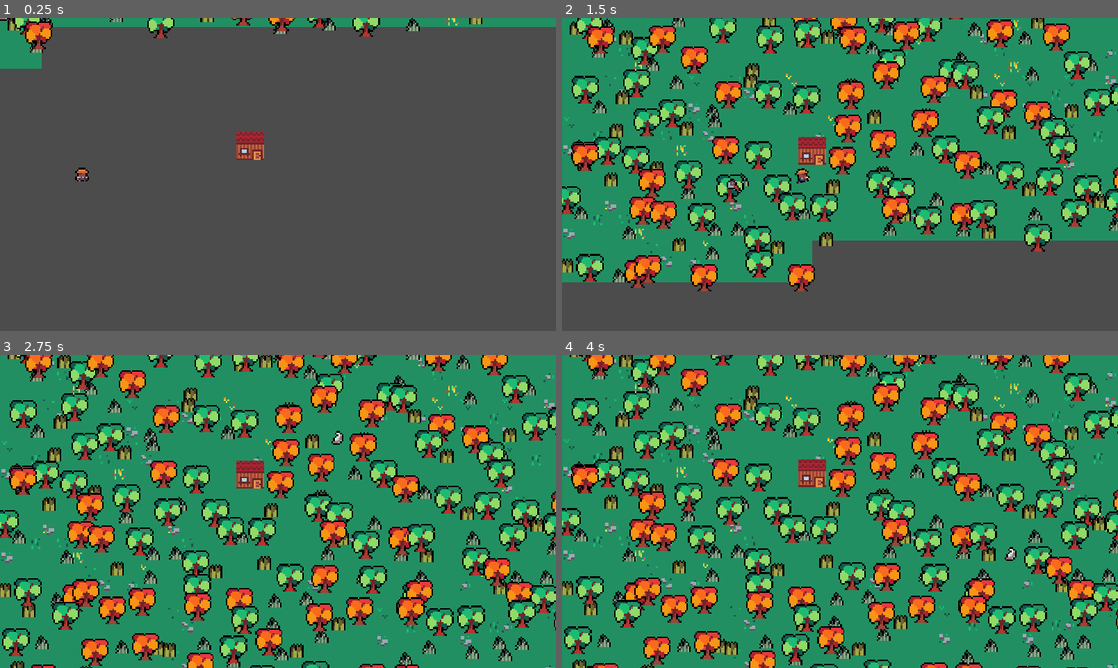
Above: before the commit, frames 1-4 (two rows, left to right).
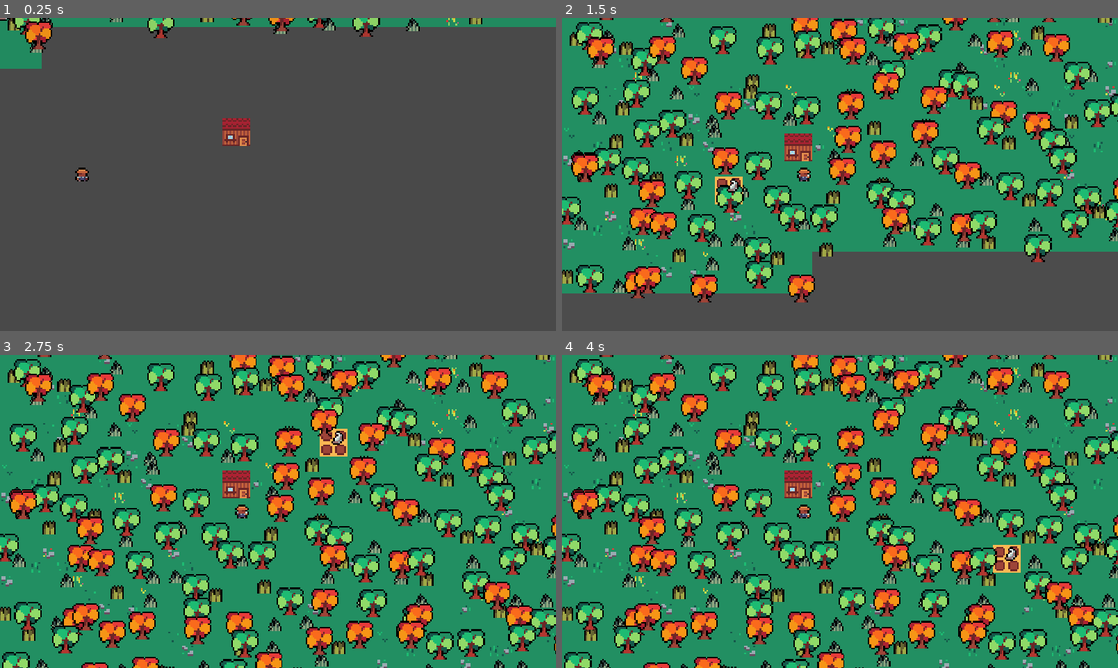
Above: after the commit, the same moments.

Repository: Fleyvera/FarmerLike
Game: Godot game, scene res://Scenes/Game.tscn
The game is run twice, just before and just after one commit, with the same random seed, the same clock (stepped at 60 frames per second) and the same inputs. The engine's default icon, where the game draws it, is replaced by a stand-in: a white triangle on a blue panel in a dark square.
Inputs (mouse positions are in pixels of both pictures, inside the frame that each line leads up to):
- Up to frame 1 (0.25 s): no input
- Up to frame 2 (1.5 s): move the mouse to (962, 158) at 0.52 s; tap Y (Hack, bound only after the commit) at 0.6 s; move the mouse to (728, 190) at 1.27 s; click (728, 190) at 1.35 s
- Up to frame 3 (2.75 s): tap Y (Hack, bound only after the commit) at 1.55, 2.3 s; move the mouse to (333, 442) at 2.02 s; right-click (333, 442) at 2.1 s
- Up to frame 4 (4 s): move the mouse to (812, 574) at 2.77 s; tap Mouse wheel down (ScrollDown) at 2.85 s; tap Y (Hack, bound only after the commit) at 3.05, 3.8 s; move the mouse to (1006, 558) at 3.52 s; tap Mouse wheel up (ScrollUp) at 3.6 s

The runs differ from the first frame. In frame 1, 0.8% of the frame differs, in the area x 40-48%, y 32-46%; in frame 2, 44%; in frame 3, 59%; in frame 4, 60%, in the area x 0-100%, y 0-100%.

Commit message:
6° Att

Diff:
--- /dev/null
+++ b/MapPool.tres
@@ -0,0 +1,47 @@
+[gd_resource type="TileSet" load_steps=2 format=2]
+
+[ext_resource path="res://Sprites/TinyRanch_Tiles.png" type="Texture" id=1]
+
+[resource]
+0/name = "TinyRanch_Tiles.png 0"
+0/texture = ExtResource( 1 )
+0/tex_offset = Vector2( 0, 0 )
+0/modulate = Color( 1, 1, 1, 1 )
+0/region = Rect2( 0, 0, 64, 24 )
+0/tile_mode = 2
+0/autotile/icon_coordinate = Vector2( 0, 0 )
+0/autotile/tile_size = Vector2( 8, 8 )
+0/autotile/spacing = 0
+0/autotile/occluder_map = [  ]
+0/autotile/navpoly_map = [  ]
+0/autotile/priority_map = [  ]
+0/autotile/z_index_map = [  ]
+0/occluder_offset = Vector2( 0, 0 )
+0/navigation_offset = Vector2( 0, 0 )
+0/shape_offset = Vector2( 0, 0 )
+0/shape_transform = Transform2D( 1, 0, 0, 1, 0, 0 )
+0/shape_one_way = false
+0/shape_one_way_margin = 0.0
+0/shapes = [  ]
+0/z_index = 0
+1/name = "TinyRanch_Tiles.png 1"
+1/texture = ExtResource( 1 )
+1/tex_offset = Vector2( 0, 0 )
+1/modulate = Color( 1, 1, 1, 1 )
+1/region = Rect2( 0, 24, 64, 24 )
+1/tile_mode = 2
+1/autotile/icon_coordinate = Vector2( 0, 0 )
+1/autotile/tile_size = Vector2( 8, 8 )
+1/autotile/spacing = 0
+1/autotile/occluder_map = [  ]
+1/autotile/navpoly_map = [  ]
+1/autotile/priority_map = [  ]
+1/autotile/z_index_map = [  ]
+1/occluder_offset = Vector2( 0, 0 )
+1/navigation_offset = Vector2( 0, 0 )
+1/shape_offset = Vector2( 0, 0 )
+1/shape_transform = Transform2D( 1, 0, 0, 1, 0, 0 )
+1/shape_one_way = false
+1/shape_one_way_margin = 0.0
+1/shapes = [  ]
+1/z_index = 0
--- /dev/null
+++ b/Prefabs/DayTime.tscn
@@ -0,0 +1,52 @@
+[gd_scene load_steps=4 format=2]
+
+[ext_resource path="res://icon.png" type="Texture" id=1]
+
+[sub_resource type="Animation" id=1]
+resource_name = "Night"
+length = 60.0
+loop = true
+tracks/0/type = "value"
+tracks/0/path = NodePath(".:modulate")
+tracks/0/interp = 1
+tracks/0/loop_wrap = true
+tracks/0/imported = false
+tracks/0/enabled = true
+tracks/0/keys = {
+"times": PoolRealArray( 1, 30, 50 ),
+"transitions": PoolRealArray( 1, 1, 1 ),
+"update": 0,
+"values": [ Color( 0.243137, 0.243137, 0.243137, 0 ), Color( 0.243137, 0.243137, 0.243137, 0 ), Color( 0.243137, 0.243137, 0.243137, 0.65098 ) ]
+}
+
+[sub_resource type="Animation" id=2]
+length = 0.001
+tracks/0/type = "value"
+tracks/0/path = NodePath(".:modulate")
+tracks/0/interp = 1
+tracks/0/loop_wrap = true
+tracks/0/imported = false
+tracks/0/enabled = true
+tracks/0/keys = {
+"times": PoolRealArray( 0 ),
+"transitions": PoolRealArray( 1 ),
+"update": 0,
+"values": [ Color( 0.243137, 0.243137, 0.243137, 0 ) ]
+}
+
+[node name="DayTime" type="Node2D"]
+
+[node name="Night" type="Sprite" parent="."]
+modulate = Color( 0.243137, 0.243137, 0.243137, 0 )
+position = Vector2( 2636, 1778 )
+scale = Vector2( 920.286, 614.857 )
+z_index = 6
+texture = ExtResource( 1 )
+region_enabled = true
+region_rect = Rect2( 5.15401, 5.91684, 7.98315, 7.584 )
+
+[node name="NightAnimator" type="AnimationPlayer" parent="."]
+root_node = NodePath("../Night")
+autoplay = "Night"
+anims/Night = SubResource( 1 )
+anims/RESET = SubResource( 2 )
--- a/Prefabs/MapPool.tscn
+++ b/Prefabs/MapPool.tscn
@@ -1,30 +1,7 @@
-[gd_scene load_steps=4 format=2]
+[gd_scene load_steps=3 format=2]
 
-[ext_resource path="res://Sprites/TinyRanch_Tiles.png" type="Texture" id=1]
+[ext_resource path="res://MapPool.tres" type="TileSet" id=1]
 [ext_resource path="res://Scripts/MapPool.gd" type="Script" id=2]
-
-[sub_resource type="TileSet" id=1]
-0/name = "TinyRanch_Tiles.png 0"
-0/texture = ExtResource( 1 )
-0/tex_offset = Vector2( 0, 0 )
-0/modulate = Color( 1, 1, 1, 1 )
-0/region = Rect2( 0, 0, 64, 24 )
-0/tile_mode = 2
-0/autotile/icon_coordinate = Vector2( 0, 0 )
-0/autotile/tile_size = Vector2( 8, 8 )
-0/autotile/spacing = 0
-0/autotile/occluder_map = [  ]
-0/autotile/navpoly_map = [  ]
-0/autotile/priority_map = [  ]
-0/autotile/z_index_map = [  ]
-0/occluder_offset = Vector2( 0, 0 )
-0/navigation_offset = Vector2( 0, 0 )
-0/shape_offset = Vector2( 0, 0 )
-0/shape_transform = Transform2D( 1, 0, 0, 1, 0, 0 )
-0/shape_one_way = false
-0/shape_one_way_margin = 0.0
-0/shapes = [  ]
-0/z_index = 0
 
 [node name="MapPool" type="Node2D"]
 script = ExtResource( 2 )
@@ -32,7 +9,7 @@
 [node name="Grass" type="TileMap" parent="."]
 scale = Vector2( 3, 3 )
 z_index = -1
-tile_set = SubResource( 1 )
+tile_set = ExtResource( 1 )
 cell_size = Vector2( 8, 8 )
 cell_quadrant_size = 8
 cell_custom_transform = Transform2D( 8, 0, 0, 8, 0, 0 )
@@ -43,7 +20,7 @@
 position = Vector2( 80, 0 )
 scale = Vector2( 3, 3 )
 z_index = -1
-tile_set = SubResource( 1 )
+tile_set = ExtResource( 1 )
 cell_size = Vector2( 8, 8 )
 cell_quadrant_size = 8
 cell_custom_transform = Transform2D( 8, 0, 0, 8, 0, 0 )
@@ -54,7 +31,7 @@
 position = Vector2( 160, 0 )
 scale = Vector2( 3, 3 )
 z_index = -1
-tile_set = SubResource( 1 )
+tile_set = ExtResource( 1 )
 cell_size = Vector2( 8, 8 )
 cell_quadrant_size = 8
 cell_custom_transform = Transform2D( 8, 0, 0, 8, 0, 0 )
@@ -65,7 +42,7 @@
 position = Vector2( 240, 0 )
 scale = Vector2( 3, 3 )
 z_index = -1
-tile_set = SubResource( 1 )
+tile_set = ExtResource( 1 )
 cell_size = Vector2( 8, 8 )
 cell_quadrant_size = 8
 cell_custom_transform = Transform2D( 8, 0, 0, 8, 0, 0 )
@@ -76,7 +53,7 @@
 position = Vector2( 0, 80 )
 scale = Vector2( 3, 3 )
 z_index = -1
-tile_set = SubResource( 1 )
+tile_set = ExtResource( 1 )
 cell_size = Vector2( 8, 8 )
 cell_quadrant_size = 8
 cell_custom_transform = Transform2D( 8, 0, 0, 8, 0, 0 )
@@ -87,7 +64,7 @@
 position = Vector2( 80, 80 )
 scale = Vector2( 3, 3 )
 z_index = -1
-tile_set = SubResource( 1 )
+tile_set = ExtResource( 1 )
 cell_size = Vector2( 8, 8 )
 cell_quadrant_size = 8
 cell_custom_transform = Transform2D( 8, 0, 0, 8, 0, 0 )
@@ -98,7 +75,7 @@
 position = Vector2( 160, 80 )
 scale = Vector2( 3, 3 )
 z_index = -1
-tile_set = SubResource( 1 )
+tile_set = ExtResource( 1 )
 cell_size = Vector2( 8, 8 )
 cell_quadrant_size = 8
 cell_custom_transform = Transform2D( 8, 0, 0, 8, 0, 0 )
@@ -109,7 +86,7 @@
 position = Vector2( 240, 80 )
 scale = Vector2( 3, 3 )
 z_index = -1
-tile_set = SubResource( 1 )
+tile_set = ExtResource( 1 )
 cell_size = Vector2( 8, 8 )
 cell_quadrant_size = 8
 cell_custom_transform = Transform2D( 8, 0, 0, 8, 0, 0 )
@@ -120,7 +97,7 @@
 position = Vector2( 80, 160 )
 scale = Vector2( 3, 3 )
 z_index = -1
-tile_set = SubResource( 1 )
+tile_set = ExtResource( 1 )
 cell_size = Vector2( 8, 8 )
 cell_quadrant_size = 8
 cell_custom_transform = Transform2D( 8, 0, 0, 8, 0, 0 )
@@ -131,7 +108,7 @@
 position = Vector2( 0, 160 )
 scale = Vector2( 3, 3 )
 z_index = -1
-tile_set = SubResource( 1 )
+tile_set = ExtResource( 1 )
 cell_size = Vector2( 8, 8 )
 cell_quadrant_size = 8
 cell_custom_transform = Transform2D( 8, 0, 0, 8, 0, 0 )
--- /dev/null
+++ b/Prefabs/Rain.tscn
@@ -0,0 +1,19 @@
+[gd_scene format=2]
+
+[node name="Rain" type="Node2D"]
+z_index = 5
+
+[node name="RainFx" type="CPUParticles2D" parent="."]
+position = Vector2( 5542, -34 )
+emitting = false
+amount = 10000
+lifetime = 4.0
+speed_scale = 1.5
+randomness = 1.0
+local_coords = false
+emission_shape = 2
+emission_rect_extents = Vector2( 6000, 1 )
+angular_velocity = 60.0
+linear_accel = 90.0
+scale_amount = 3.0
+color = Color( 0, 0.901961, 1, 0.960784 )
--- a/Prefabs/StructurePool.tscn
+++ b/Prefabs/StructurePool.tscn
@@ -1,8 +1,9 @@
-[gd_scene load_steps=5 format=2]
+[gd_scene load_steps=6 format=2]
 
 [ext_resource path="res://StructurePool.tres" type="TileSet" id=1]
 [ext_resource path="res://Scripts/StructurePool.gd" type="Script" id=2]
 [ext_resource path="res://Scripts/MainHouse.gd" type="Script" id=3]
+[ext_resource path="res://MapPool.tres" type="TileSet" id=4]
 
 [sub_resource type="RectangleShape2D" id=1]
 extents = Vector2( 10.6667, 10.6667 )
@@ -10,8 +11,12 @@
 [node name="StructurePool" type="Node2D"]
 script = ExtResource( 2 )
 
-[node name="MainHouse" type="TileMap" parent="."]
+[node name="MainHouse" type="Node2D" parent="."]
+position = Vector2( 24, 24 )
 scale = Vector2( 3, 3 )
+
+[node name="MainHouse" type="TileMap" parent="MainHouse"]
+position = Vector2( -8, -8 )
 z_index = 2
 tile_set = ExtResource( 1 )
 cell_size = Vector2( 8, 8 )
@@ -21,10 +26,44 @@
 tile_data = PoolIntArray( 0, 1, 0 )
 script = ExtResource( 3 )
 
-[node name="Area2D" type="Area2D" parent="MainHouse"]
+[node name="Area2D" type="Area2D" parent="MainHouse/MainHouse"]
 
-[node name="CollisionShape2D" type="CollisionShape2D" parent="MainHouse/Area2D"]
+[node name="CollisionShape2D" type="CollisionShape2D" parent="MainHouse/MainHouse/Area2D"]
 position = Vector2( 8, 8 )
 shape = SubResource( 1 )
 
-[connection signal="area_entered" from="MainHouse/Area2D" to="MainHouse" method="_on_Area2D_area_entered"]
+[node name="Plantation" type="Node2D" parent="."]
+position = Vector2( 96, 24 )
+
+[node name="Ground" type="TileMap" parent="Plantation"]
+position = Vector2( -24, -24 )
+scale = Vector2( 3, 3 )
+z_index = 2
+z_as_relative = false
+tile_set = ExtResource( 4 )
+cell_size = Vector2( 8, 8 )
+cell_custom_transform = Transform2D( 8, 0, 0, 8, 0, 0 )
+format = 1
+tile_data = PoolIntArray( 0, 1, 65536, 1, 1, 65536, 65536, 1, 65536, 65537, 1, 65536 )
+
+[node name="Details" type="TileMap" parent="Plantation"]
+position = Vector2( -24, -24 )
+scale = Vector2( 3, 3 )
+z_index = 2
+z_as_relative = false
+tile_set = ExtResource( 1 )
+cell_size = Vector2( 8, 8 )
+cell_quadrant_size = 8
+cell_custom_transform = Transform2D( 8, 0, 0, 8, 0, 0 )
+format = 1
+tile_data = PoolIntArray( 0, 14, 131076, 1, 14, 131076, 65536, 14, 131076, 65537, 14, 131076 )
+
+[node name="Area2D" type="Area2D" parent="Plantation"]
+position = Vector2( -24, -24 )
+scale = Vector2( 3, 3 )
+
+[node name="CollisionShape2D" type="CollisionShape2D" parent="Plantation/Area2D"]
+position = Vector2( 8, 8 )
+shape = SubResource( 1 )
+
+[connection signal="area_entered" from="MainHouse/MainHouse/Area2D" to="MainHouse/MainHouse" method="_on_Area2D_area_entered"]
--- a/Scenes/Game.tscn
+++ b/Scenes/Game.tscn
@@ -1,8 +1,11 @@
-[gd_scene load_steps=4 format=2]
+[gd_scene load_steps=7 format=2]
 
 [ext_resource path="res://Scenes/Farmer.tscn" type="PackedScene" id=1]
+[ext_resource path="res://Prefabs/DayTime.tscn" type="PackedScene" id=2]
 [ext_resource path="res://Scenes/Mouse.tscn" type="PackedScene" id=3]
 [ext_resource path="res://Scenes/MapGenerator.tscn" type="PackedScene" id=4]
+[ext_resource path="res://Prefabs/Rain.tscn" type="PackedScene" id=5]
+[ext_resource path="res://Scripts/ShopAndBuildSystem.gd" type="Script" id=6]
 
 [node name="Game" type="Node2D"]
 
@@ -12,3 +15,12 @@
 [node name="FarmerRoot" parent="." instance=ExtResource( 1 )]
 
 [node name="MapGenerator" parent="." instance=ExtResource( 4 )]
+
+[node name="DayTime" parent="." instance=ExtResource( 2 )]
+
+[node name="Rain" parent="." instance=ExtResource( 5 )]
+
+[node name="ShopBuildSystem" type="Node2D" parent="."]
+script = ExtResource( 6 )
+
+[node name="BuildRef" type="Node2D" parent="."]
--- a/Scripts/Farmer.gd
+++ b/Scripts/Farmer.gd
@@ -88,7 +88,7 @@
 	yield(get_tree().create_timer(0.5), "timeout")
 	var mainHouse = get_node("../../MainHouse")
 
-	global_position = mainHouse.global_position + Vector2(20 , 64)
+	global_position = mainHouse.global_position + Vector2(10 , 32)
 
 	pass
 
--- /dev/null
+++ b/Scripts/ShopAndBuildSystem.gd
@@ -0,0 +1,48 @@
+extends Node2D
+
+var structurePool = preload("res://Prefabs/StructurePool.tscn")
+
+var mpos
+
+var build_num = 1
+
+var building
+var nBuilding
+
+func _ready():
+	pass
+
+
+
+
+func _process(delta):
+
+	build()
+
+	posBuild()
+
+	pass
+
+
+
+func build():
+
+	if Input.is_action_just_pressed("Hack"):
+		Global.acting = true
+
+		#adicionando plantacao
+		var nStructurePool = structurePool.instance()
+
+		building = nStructurePool.spawnStructure(build_num)
+
+		get_parent().get_node("BuildRef").add_child(building)
+
+		building.global_position = get_parent().get_node("BuildRef").global_position
+
+	pass
+
+
+func posBuild():
+	var mpos = get_global_mouse_position()
+
+	get_parent().get_node("BuildRef").position = mpos
--- a/StructurePool.tres
+++ b/StructurePool.tres
@@ -10,7 +10,7 @@
 0/texture = ExtResource( 1 )
 0/tex_offset = Vector2( 0, 0 )
 0/modulate = Color( 1, 1, 1, 1 )
-0/region = Rect2( 48, 96, 8, 8 )
+0/region = Rect2( 64, 96, 8, 8 )
 0/tile_mode = 2
 0/autotile/icon_coordinate = Vector2( 0, 0 )
 0/autotile/tile_size = Vector2( 8, 8 )
@@ -216,3 +216,66 @@
 13/shape_one_way_margin = 0.0
 13/shapes = [  ]
 13/z_index = 0
+14/name = "TinyRanch_Structures.png 14"
+14/texture = ExtResource( 1 )
+14/tex_offset = Vector2( 0, 0 )
+14/modulate = Color( 1, 1, 1, 1 )
+14/region = Rect2( 0, 96, 64, 32 )
+14/tile_mode = 2
+14/autotile/icon_coordinate = Vector2( 0, 0 )
+14/autotile/tile_size = Vector2( 8, 8 )
+14/autotile/spacing = 0
+14/autotile/occluder_map = [  ]
+14/autotile/navpoly_map = [  ]
+14/autotile/priority_map = [  ]
+14/autotile/z_index_map = [  ]
+14/occluder_offset = Vector2( 0, 0 )
+14/navigation_offset = Vector2( 0, 0 )
+14/shape_offset = Vector2( 0, 0 )
+14/shape_transform = Transform2D( 1, 0, 0, 1, 0, 0 )
+14/shape_one_way = false
+14/shape_one_way_margin = 0.0
+14/shapes = [  ]
+14/z_index = 0
+15/name = "TinyRanch_Structures.png 15"
+15/texture = ExtResource( 1 )
+15/tex_offset = Vector2( 0, 0 )
+15/modulate = Color( 1, 1, 1, 1 )
+15/region = Rect2( 0, 64, 48, 32 )
+15/tile_mode = 2
+15/autotile/icon_coordinate = Vector2( 0, 0 )
+15/autotile/tile_size = Vector2( 8, 8 )
+15/autotile/spacing = 0
+15/autotile/occluder_map = [  ]
+15/autotile/navpoly_map = [  ]
+15/autotile/priority_map = [  ]
+15/autotile/z_index_map = [  ]
+15/occluder_offset = Vector2( 0, 0 )
+15/navigation_offset = Vector2( 0, 0 )
+15/shape_offset = Vector2( 0, 0 )
+15/shape_transform = Transform2D( 1, 0, 0, 1, 0, 0 )
+15/shape_one_way = false
+15/shape_one_way_margin = 0.0
+15/shapes = [  ]
+15/z_index = 0
+16/name = "TinyRanch_Structures.png 16"
+16/texture = ExtResource( 1 )
+16/tex_offset = Vector2( 0, 0 )
+16/modulate = Color( 1, 1, 1, 1 )
+16/region = Rect2( 48, 72, 16, 24 )
+16/tile_mode = 2
+16/autotile/icon_coordinate = Vector2( 0, 0 )
+16/autotile/tile_size = Vector2( 8, 8 )
+16/autotile/spacing = 0
+16/autotile/occluder_map = [  ]
+16/autotile/navpoly_map = [  ]
+16/autotile/priority_map = [  ]
+16/autotile/z_index_map = [  ]
+16/occluder_offset = Vector2( 0, 0 )
+16/navigation_offset = Vector2( 0, 0 )
+16/shape_offset = Vector2( 0, 0 )
+16/shape_transform = Transform2D( 1, 0, 0, 1, 0, 0 )
+16/shape_one_way = false
+16/shape_one_way_margin = 0.0
+16/shapes = [  ]
+16/z_index = 0
--- a/project.godot
+++ b/project.godot
@@ -47,6 +47,11 @@
 "events": [ Object(InputEventMouseButton,"resource_local_to_scene":false,"resource_name":"","device":0,"alt":false,"shi …(212 unchanged characters)…
  ]
 }
+Hack={
+"deadzone": 0.5,
+"events": [ Object(InputEventKey,"resource_local_to_scene":false,"resource_name":"","device":0,"alt":false,"shift":false,"control":false,"meta":false,"command":false,"pressed":false,"scancode":89,"physical_scancode":0,"unicode":0,"echo":false,"script":null)
+ ]
+}
 
 [physics]
 
